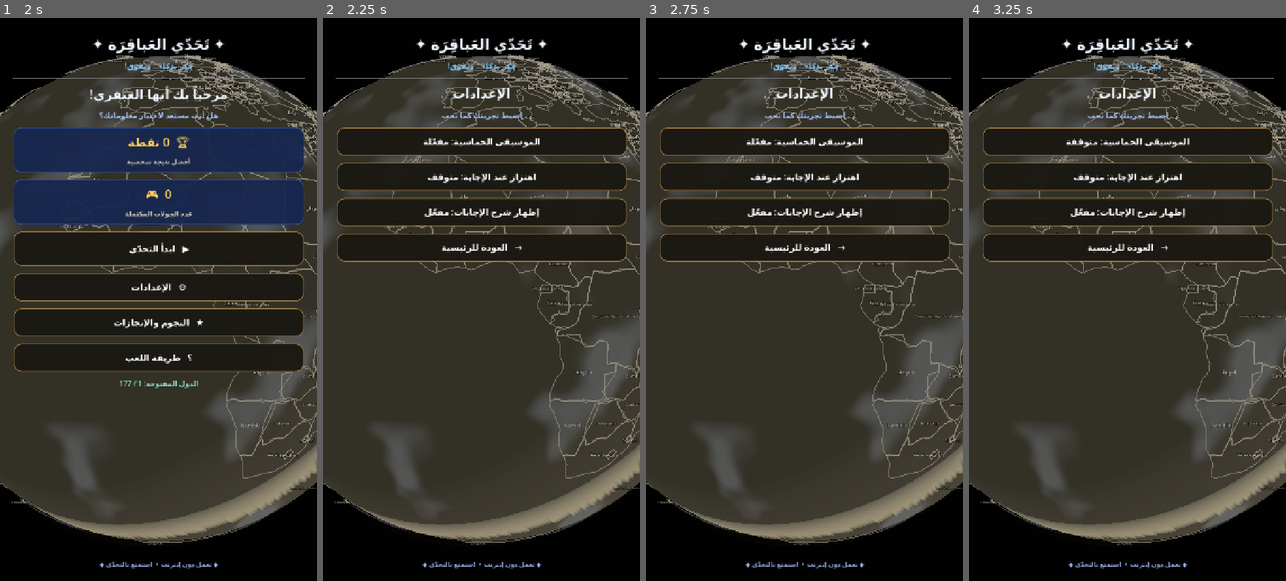
Above: before the commit, frames 1-4 (left to right).
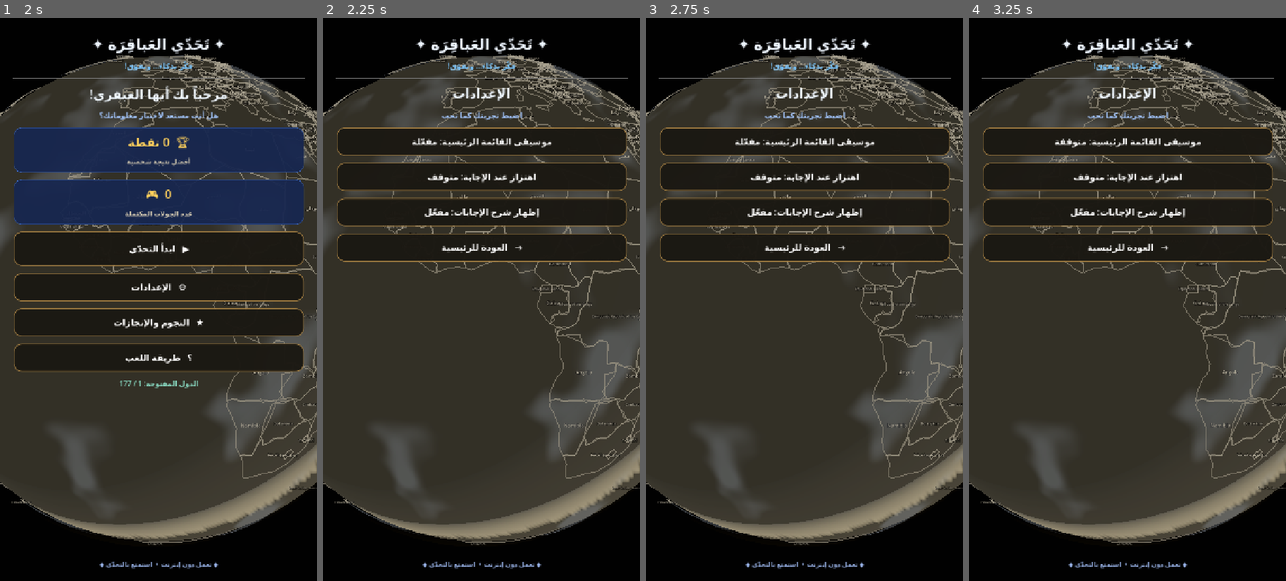
Above: after the commit, the same moments.

Repository: mahdialloui01-art/challenge-
Game: Godot game, scene res://scenes/main.tscn
Same seed, same stepped clock (60 frames per second), same inputs: the game is played once before the commit and once after it.
Inputs (mouse positions are in pixels of both pictures, inside the frame that each line leads up to):
- Up to frame 1 (2 s): click "▶ ابدأ التحدّي" at 0.5 s; click "⌂ الرئيسية" at 1.25 s
- Up to frame 2 (2.25 s): click "⚙ الإعدادات" at 2 s
- Up to frame 3 (2.75 s): no input
- Up to frame 4 (3.25 s): click (1127, 141) at 2.75 s, where only the run before the commit has a clickable "الموسيقى الحماسية: مفعّلة"

Frame 1 is identical in both runs. In frame 2, 0.3% of the frame differs, in the area x 28-72%, y 21-24%; in frame 3, 0.3%; in frame 4, 0.4%, in the area x 27-74%, y 21-24%.

Commit message:
Mute menu score during world map gameplay

Diff:
--- a/scripts/main.gd
+++ b/scripts/main.gd
@@ -601,7 +601,7 @@
     _set_menu_music_active(true)
     _clear_content()
     _add_heading("الإعدادات", "اضبط تجربتك كما تحب")
-    var music_button := _make_button("الموسيقى الحماسية: %s" % ("مفعّلة" if music_enabled else "متوقفة"))
+    var music_button := _make_button("موسيقى القائمة الرئيسية: %s" % ("مفعّلة" if music_enabled else "متوقفة"))
     music_button.pressed.connect(func():
         music_enabled = not music_enabled
         if music_player != null:
@@ -692,6 +692,7 @@
         globe_hud.visible = enabled
 
 func _show_world_map() -> void:
+    _set_menu_music_active(false)
     _clear_content()
     _set_globe_mode(true)
     if world_globe == null:
